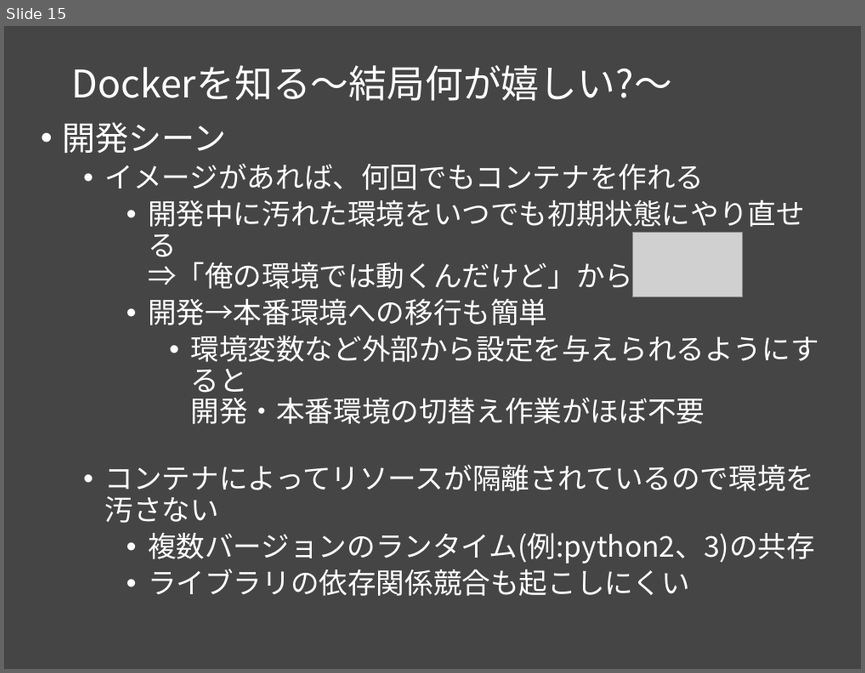
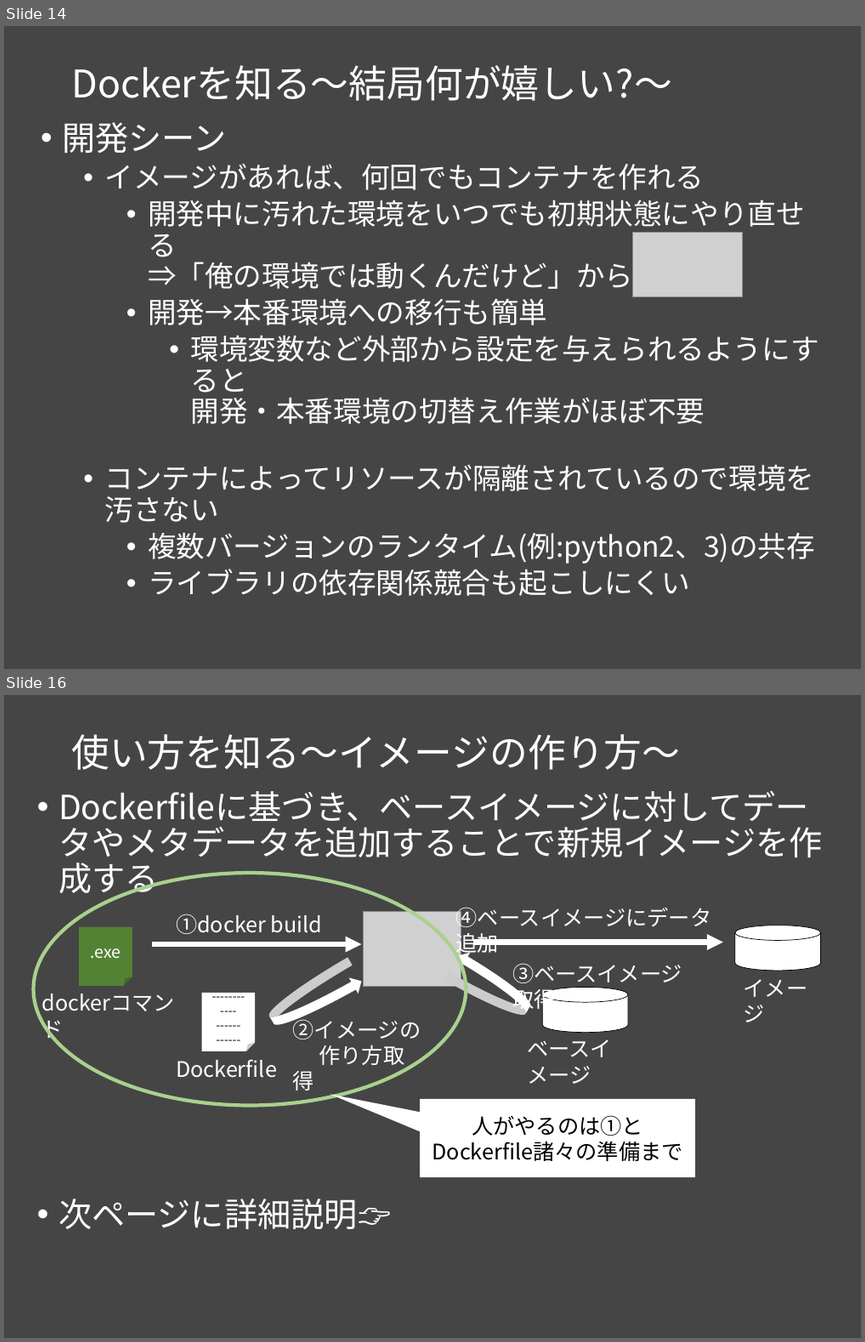
Before and after one commit to msntts/workshop_docker, a slide deck: docker勉強会Vol1.pptx. Shown one above the other, each under a label of ours: slide 15 before the commit, slides 14 and 16 after it; the slides between them are not shown. The pictures are 865x673 and 865x1342 pixels, drawn with LibreOffice and Linux fonts; fonts in the diff are those of the drawing; grey boxes stand for pictures. Boxes give left, top, right and bottom in pixels: in the first picture for what was removed or moved away, otherwise in the second. Text is boxed around its words. In the diff, an @@ line names an element or a change of style, - is before the commit and + after.

```diff
--- a/docker勉強会Vol1.pptx
+++ b/docker勉強会Vol1.pptx
@@ slide 16 added at [4,695,861,1338], background #454545 @@
@@ title added at [71,734,680,770], 32 pt, text #FFFFFF @@
+使い方を知る～イメージの作り方～
@@ text added at [58,791,822,1229], 28 pt, text #FFFFFF @@
+• Dockerfileに基づき、ベースイメージに対してデータやメタデータを追加することで新規イメージを作成する
+• 次ページに詳細説明👉
@@ ellipse added at [33,873,466,1105], outline #A9D18E 3 pt @@
@@ text added at [176,913,323,934], 18 pt, text #FFFFFF @@
+①docker build
@@ picture added at [363,912,460,987] @@
@@ text added at [448,901,723,935], 18 pt, text #FFFFFF @@
+④ベースイメージにデータ追加
@@ folded corner added at [80,927,132,986], fill #548235, 14 pt, text #FFFFFF @@
+.exe
@@ arrow added from (152, 944) to (361, 944), #FFFFFF 4.5 pt @@
@@ curved right arrow added at [443,947,539,1024], fill #FFFFFF @@
@@ arrow added from (473, 941) to (723, 941), #FFFFFF 4.5 pt @@
@@ cylinder added at [735,925,821,971], fill #FFFFFF, outline #000000 0.5 pt @@
@@ curved right arrow added at [263,957,366,1038], fill #FFFFFF @@
@@ text added at [505,956,705,991], 18 pt, text #FFFFFF @@
+③ベースイメージ取得
@@ text added at [33,986,183,1020], 18 pt, text #FFFFFF @@
+dockerコマンド
@@ folded corner added at [202,993,255,1050], fill #FFFFFF, 10 pt, text #000000 @@
+------------
+------
+------
@@ cylinder added at [542,987,628,1032], fill #FFFFFF, outline #000000 0.5 pt @@
@@ text added at [744,979,808,1022], 18 pt, text #FFFFFF @@
+イメージ
@@ text added at [293,1015,421,1090], 18 pt, text #FFFFFF @@
+②イメージの
+作り方取得
@@ text added at [527,1039,612,1083], 18 pt, text #FFFFFF @@
+ベースイメージ
@@ text added at [176,1059,277,1077], 18 pt, text #FFFFFF @@
+Dockerfile
@@ speech box added at [420,1099,694,1176], fill #FFFFFF, 18 pt, text #000000 @@
+人がやるのは①とDockerfile諸々の準備まで
@@ what was slide 15 is now slide 14 @@
```
Also in this commit, not shown: 8 slides changed, 13 other slides added, 1 slide removed.
